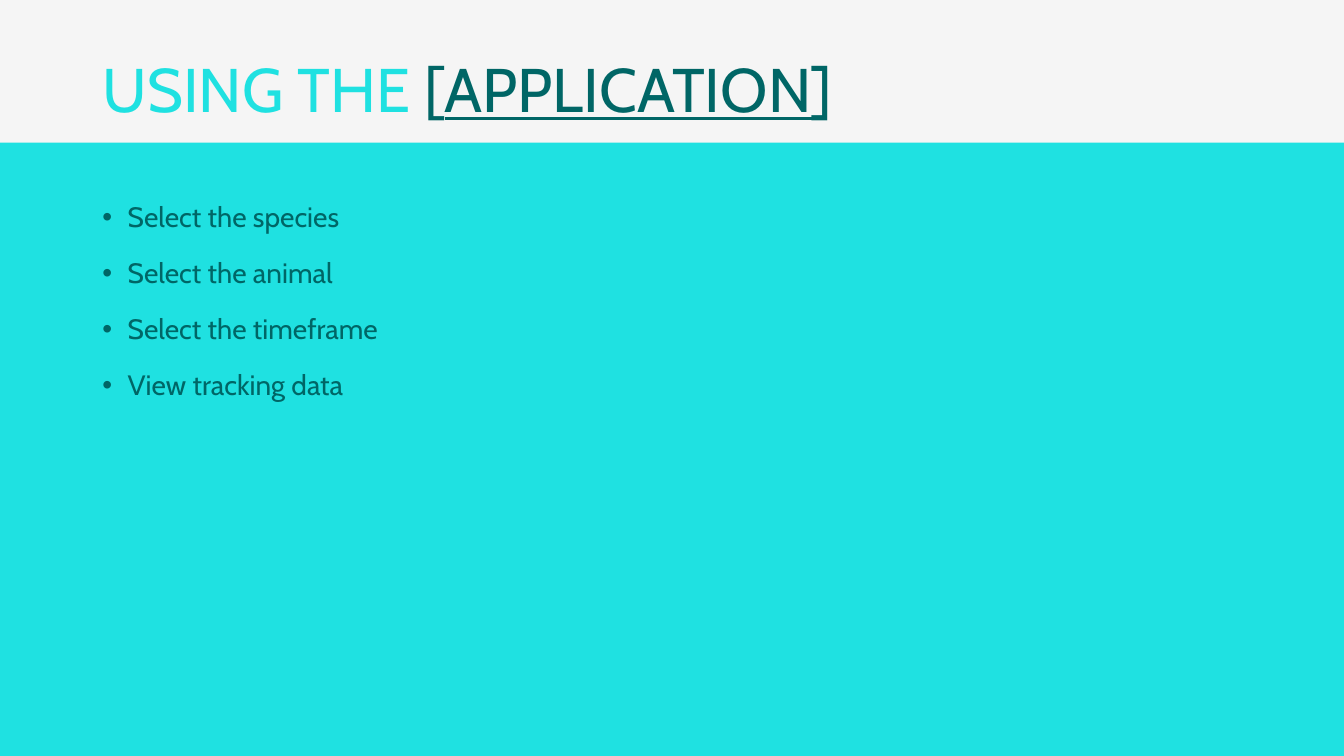
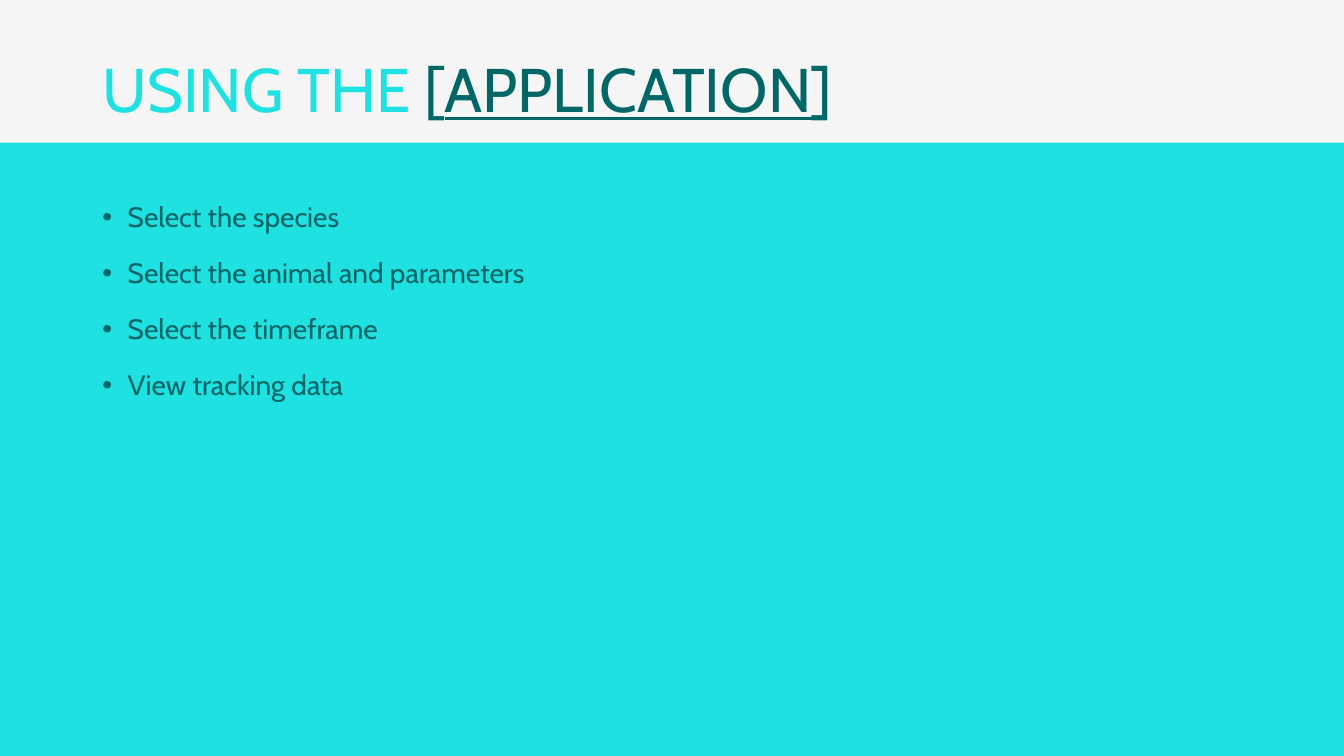
Before and after one commit to Dexeux/DeerTracking, a slide deck: slide 3 of Atmorossa Presentation.pptx. Drawn at 1344x756 pixels with LibreOffice and Linux fonts; fonts in the diff are those of the drawing. Boxes give left, top, right and bottom in pixels: in the first picture for what was removed or moved away, otherwise in the second. Text is boxed around its words. In the diff, an @@ line names an element or a change of style, - is before the commit and + after.

Commit message:
presentation

```diff
--- a/Atmorossa Presentation.pptx
+++ b/Atmorossa Presentation.pptx
@@ text at [128, 262, 525, 290]: text changed @@
-• Select the animal
+• Select the animal and parameters
```
Also in this commit, not shown: 3 other slides changed.
